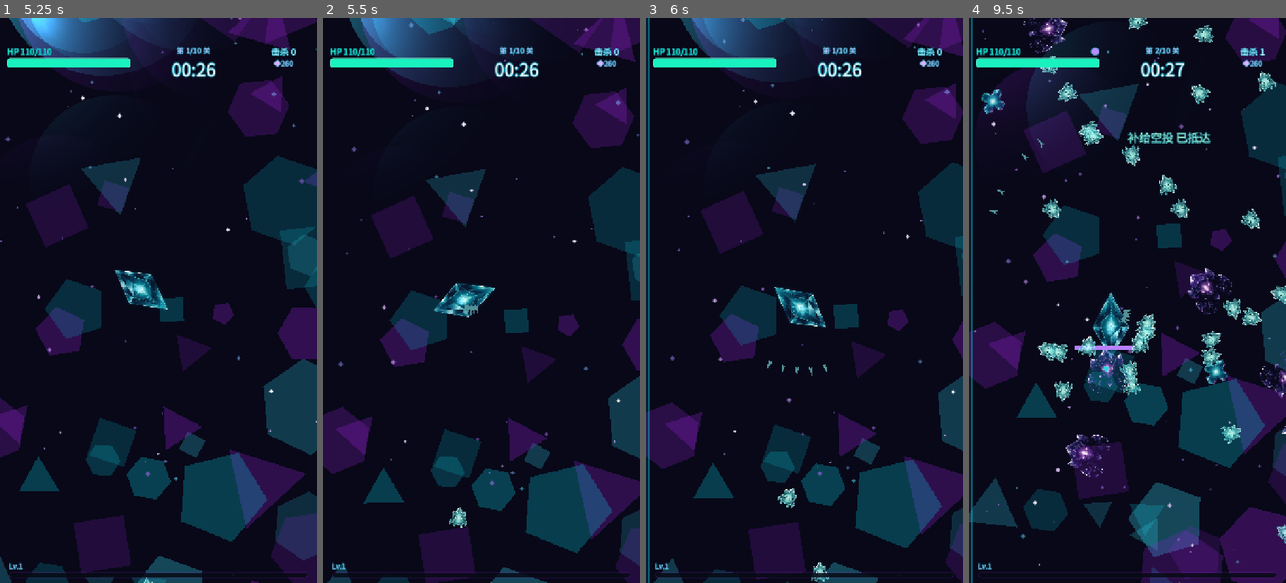
Above: before the commit, frames 1-4 (left to right).
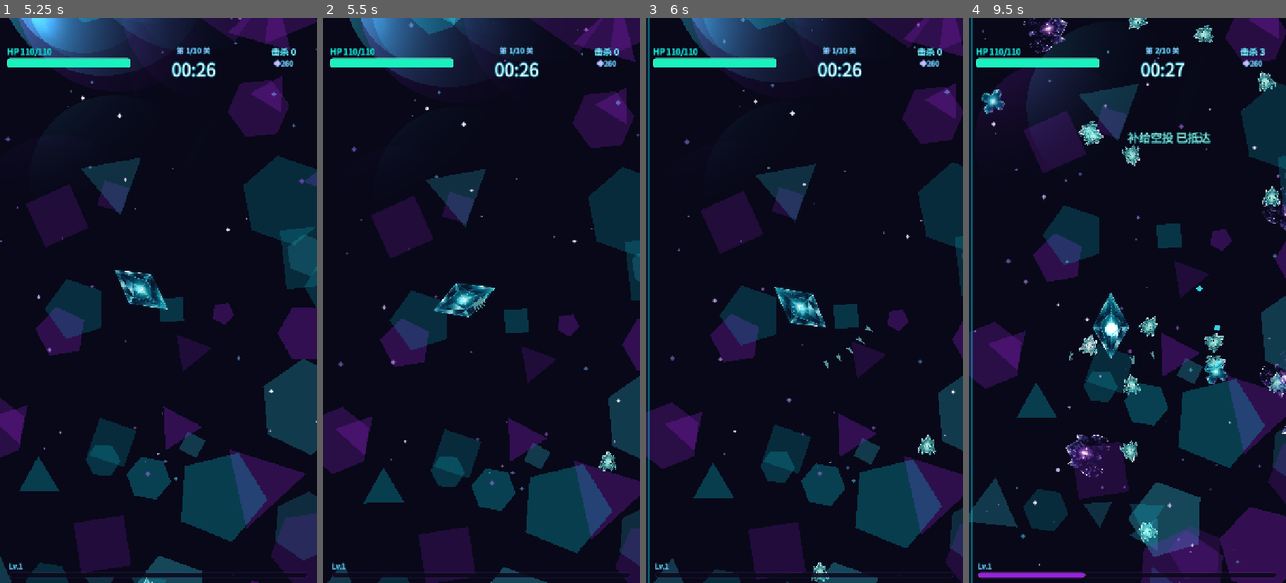
Above: after the commit, the same moments.

Repository: BingSang6/shard-onslaught
Game: Godot game, scene res://screenshot_boot.tscn
Same seed, same stepped clock (60 frames per second), same inputs: the game is played once before the commit and once after it. This scene is started directly instead of the project's main scene.
Inputs (mouse positions are in pixels of both pictures, inside the frame that each line leads up to):
- Up to frame 1 (5.25 s): tap Enter at 0.5 s; move the mouse to (228, 272) at 0.52 s; hold D (move_right) 0.53-1.25 s; hold Space (dash) 0.53-1.25 s; click (228, 272) at 0.67 s; drag from (95, 328) to (244, 300) at 1.27 s; click "返 回" at 2 s; move the mouse to (190, 176) at 2.77 s; hold D (move_right) 2.78-3.5 s; hold Space (dash) 2.78-3.5 s; drag from (142, 413) to (63, 215) at 3.52 s; move the mouse to (253, 385) at 4.27 s; hold A (move_left) 4.28-5 s; hold Space (dash) 4.28-5 s; drag from (63, 215) to (129, 300) at 5.02 s
- Up to frame 2 (5.5 s): no input
- Up to frame 3 (6 s): move the mouse to (820, 300) at 5.77 s; hold S (move_down) from 5.78 s (still down); hold Space (dash) from 5.78 s (still down); click (820, 300) at 5.92 s
- Up to frame 4 (9.5 s): release S (move_down) at 6.5 s; release Space (dash) at 6.5 s; drag from (1079, 159) to (1168, 390) at 6.52 s; move the mouse to (1197, 272) at 7.27 s; hold W (move_up) 7.28-8 s; hold Space (dash) 7.28-8 s; drag from (1064, 328) to (1079, 549) at 8.02 s; move the mouse to (1159, 176) at 8.77 s; hold S (move_down) from 8.78 s (still down); hold Space (dash) from 8.78 s (still down)

Frame 1 is identical in both runs. In frame 2, 0.3% of the frame differs, in the area x 39-93%, y 49-91%; in frame 3, 0.4%; in frame 4, 4.7%, in the area x 2-100%, y 5-100%.

Commit message:
V0.8.1 iPad 实机反馈双修：怪物密度再收敛 + iOS WebAudio 解锁
【怪物密度】(反馈"还是出来太多，体验感贼差")
- 同屏上限：普通 60→32 / 精英 45→26（割草爽感靠击杀反馈，不靠堆屏围死）
- 全表间隔下限放缓：W1 0.55→0.85 / W2 0.50→0.80 / W4 0.75 / W6 0.70 / W8 0.65
- 批量步进 20s→30s（30s 关几乎全程单只）；曲线尾 0.22→0.35
- 大兽占比/同屏上限下调：W2 40%·≤8 → 25%·≤5；W4 30%·≤6；W6 35%·≤7；W8 40%·≤8
- 全部单点在 GameConfig.WAVE_TABLE + MAX_MONSTERS(_ELITE)，下轮手感反馈可秒调

【iPad 无音效】(iOS Safari 特性)
- 根因：iOS 要求 AudioContext.resume() 必须在用户手势的同步调用栈内执行，
  而引擎是从 WASM 内部回调里调的 → 上下文一直 suspended，全程无声
- 修法：patch_web_pwa.py 新增第 3 项补丁——引擎加载前包装 AudioContext/
  webkitAudioContext 构造器追踪上下文，首次触摸/点击同步 resume，
  visibilitychange 切回前台补一次；随每次导出自动注入，Android/桌面不受影响
- 顺修：该补丁 marker 并入注入文本，patch 二跑 [跳过] 幂等验证通过

【测试】smoke_test T31/T32 断言动态化读 GameConfig（调参不再改测试）；
冒烟 163/163 四连绿；04c 重拍 AI 目检（大兽 3≤5、玩家 150px 内无围贴、走位充裕）

【部署】gh-pages 已强推；PWA 自动更新生效，iPad 重开即更新

Diff:
--- a/game/screenshot_boot.gd
+++ b/game/screenshot_boot.gd
@@ -73,7 +73,7 @@
 	await get_tree().create_timer(0.5, true).timeout
 	await _shot("04b_hp_low_shield")
 
-	# 4c. V0.8 第 2 关节奏：虚拟推进 25s（大兽 40% 穿刺 + 同屏硬上限 45 + 大兽≤8，对比 V0.7 满屏堵路）
+	# 4c. V0.8.1 第 2 关节奏：虚拟推进 25s（大兽 25% 穿插 + 同屏硬上限 26 + 大兽≤5，实机反馈"还是太多"再收敛）
 	main.wave_manager._begin_wave(2)
 	for i in 1250:
 		main.spawner._physics_process(0.02)
--- a/game/scripts/combat/monster_spawner.gd
+++ b/game/scripts/combat/monster_spawner.gd
@@ -13,7 +13,7 @@
 var elapsed := 0.0                    # 全局累计（结算统计/无 mix 兜底曲线用）
 var wave_local := 0.0                 # 本关已过时间（每关重置——V0.8 B1 核心）
 var wave_duration := 30.0             # 本关时长（wave_manager 下发）
-var wave_min_interval := 0.55         # 本关刷怪间隔下限（峰值兜底，防满屏）
+var wave_min_interval := 0.85         # 本关刷怪间隔下限（峰值兜底，防满屏；wave_manager 每关下发）
 var wave_big_cap := -1                # 大兽同屏上限（<0 = 不限制；满额转小怪）
 var wave_rate_cap := 2.2              # 每秒生成率上限（普通 2.2 / 精英 3.0；兜底不常触发）
 var max_monsters := 60                # 同屏总数上限（精英关由 wave_manager 下调为 MAX_MONSTERS_ELITE）
@@ -63,8 +63,8 @@
 	_spawn_cd -= delta
 	if _spawn_cd <= 0.0:
 		_spawn_cd = _current_interval()
-		# 批量：本关前 20s 单只，之后按本关进度批量（V0.8 B1：原全局 30s 步进跨关爆炸）
-		var batch := 1 + int(wave_local / 20.0)
+		# 批量：本关前 30s 单只，之后按本关进度批量（V0.8.1 实机反馈：20s 步进太快，30s 关几乎全程单只）
+		var batch := 1 + int(wave_local / 30.0)
 		for i in batch:
 			if get_tree().get_nodes_in_group("monsters").size() >= max_monsters:
 				break
@@ -75,10 +75,11 @@
 			spawn_monster(kind, _pick_spawn_pos())
 
 
-## 刷怪间隔曲线：1.15s → 0.22s 按本关进度收紧（幂 0.78），min_interval 与生成率上限双兜底
+## 刷怪间隔曲线：1.15s → 0.35s 按本关进度收紧（幂 0.78），min_interval 与生成率上限双兜底
+## （V0.8.1：尾值 0.22→0.35，中期收紧更缓；实际峰值由关表 min_interval 决定）
 func _current_interval() -> float:
 	var t := clampf(wave_local / wave_duration, 0.0, 1.0)
-	return maxf(maxf(lerpf(1.15, 0.22, pow(t, 0.78)), wave_min_interval), 1.0 / wave_rate_cap)
+	return maxf(maxf(lerpf(1.15, 0.35, pow(t, 0.78)), wave_min_interval), 1.0 / wave_rate_cap)
 
 
 ## 大兽同屏计数（big_cap 用）
--- a/game/scripts/core/game_config.gd
+++ b/game/scripts/core/game_config.gd
@@ -5,8 +5,8 @@
 # ---- 对局 ----
 const RUN_TIME := 180.0                     # 单局倒计时（秒），存活到 0 即通关
 const ARENA_SIZE := Vector2(1000, 1800)     # 晶洞场地尺寸（世界坐标）
-const MAX_MONSTERS := 60                    # 同屏怪物上限（WebGL 性能保护）
-const MAX_MONSTERS_ELITE := 45              # 精英关同屏上限（V0.8 B3：密度硬兜底防满屏）
+const MAX_MONSTERS := 32                    # 同屏怪物上限（V0.8.1 实机反馈再收敛：60→32，割草靠击杀不靠堆屏）
+const MAX_MONSTERS_ELITE := 26              # 精英关同屏上限（V0.8.1：45→26）
 const MAX_CHAIN := 8                        # 连锁爆炸最大层数（防无限递归卡死）
 const SPAWN_MIN_DIST := 280.0               # 怪物生成点离玩家的最小距离（防出生贴脸）
 
@@ -57,15 +57,16 @@
 # 10 关：普通波/精英波沿用刷怪导演曲线（mix 控制出怪比例），BOSS 关暂停常规刷怪单刷 BOSS
 const WAVE_TABLE := [
 	# min_interval=刷怪间隔下限（峰值兜底防满屏）；big_cap=大兽同屏上限（满额转小怪）
-	{"wave": 1,  "type": "normal", "duration": 30.0, "mix": {"small": 1.0}, "min_interval": 0.55, "big_cap": 0},
-	# V0.8 任务书 B2：真机反馈"满屏堵路"根因关 → 大兽 65%→40% 穿插 + 峰值兜底 0.50s + 大兽同屏 ≤8
-	{"wave": 2,  "type": "elite",  "duration": 30.0, "mix": {"small": 0.60, "big": 0.40}, "min_interval": 0.50, "big_cap": 8},
+	# V0.8.1 实机反馈"还是太多"：全表间隔下限放缓 + 大兽占比/上限下调（单点可调，随时按反馈再拧）
+	{"wave": 1,  "type": "normal", "duration": 30.0, "mix": {"small": 1.0}, "min_interval": 0.85, "big_cap": 0},
+	# 大兽 25% 穿插 + 峰值兜底 0.80s + 大兽同屏 ≤5
+	{"wave": 2,  "type": "elite",  "duration": 30.0, "mix": {"small": 0.75, "big": 0.25}, "min_interval": 0.80, "big_cap": 5},
 	{"wave": 3,  "type": "boss",   "duration": 60.0, "boss_id": "boss1"},
-	{"wave": 4,  "type": "elite",  "duration": 35.0, "mix": {"small": 0.5, "big": 0.5}, "min_interval": 0.45, "big_cap": 10, "airdrop": true},
+	{"wave": 4,  "type": "elite",  "duration": 35.0, "mix": {"small": 0.70, "big": 0.30}, "min_interval": 0.75, "big_cap": 6, "airdrop": true},
 	{"wave": 5,  "type": "boss",   "duration": 60.0, "boss_id": "boss2"},
-	{"wave": 6,  "type": "elite",  "duration": 35.0, "mix": {"small": 0.45, "big": 0.55}, "min_interval": 0.42, "big_cap": 12, "airdrop": true},
+	{"wave": 6,  "type": "elite",  "duration": 35.0, "mix": {"small": 0.65, "big": 0.35}, "min_interval": 0.70, "big_cap": 7, "airdrop": true},
 	{"wave": 7,  "type": "boss",   "duration": 60.0, "boss_id": "boss3"},
-	{"wave": 8,  "type": "elite",  "duration": 40.0, "mix": {"small": 0.35, "big": 0.65}, "min_interval": 0.40, "big_cap": 14, "airdrop": true},
+	{"wave": 8,  "type": "elite",  "duration": 40.0, "mix": {"small": 0.60, "big": 0.40}, "min_interval": 0.65, "big_cap": 8, "airdrop": true},
 	{"wave": 9,  "type": "boss",   "duration": 60.0, "boss_id": "boss4"},
 	{"wave": 10, "type": "boss",   "duration": 90.0, "boss_id": "boss5"},
 ]
--- a/game/tests/smoke_test.gd
+++ b/game/tests/smoke_test.gd
@@ -948,10 +948,11 @@
 	for m in monsters:
 		if m.monster_id == "big":
 			bigs += 1
-	check(monsters.size() <= 45, "第 2 关 30s 生成 %d 只 ≤ 45（V0.7 约 70）" % monsters.size())
+	check(monsters.size() <= GameConfig.MAX_MONSTERS_ELITE,
+		"第 2 关 30s 生成 %d 只 ≤ %d（V0.8.1 密度收敛，V0.7 约 70/V0.8 上限 45）" % [monsters.size(), GameConfig.MAX_MONSTERS_ELITE])
 	check(bigs <= int(GameConfig.WAVE_TABLE[1]["big_cap"]),
 		"大兽同屏 %d ≤ 上限 %d（满额转小怪）" % [bigs, int(GameConfig.WAVE_TABLE[1]["big_cap"])])
-	check(main.spawner.max_monsters == GameConfig.MAX_MONSTERS_ELITE, "精英关同屏硬上限 45 已下发")
+	check(main.spawner.max_monsters == GameConfig.MAX_MONSTERS_ELITE, "精英关同屏硬上限已下发")
 
 
 func _t_wave_local_reset() -> void:
@@ -971,7 +972,7 @@
 	check(absf(fresh - 1.15) < 0.05, "第 2 关开局 interval 重置 ≈1.15s（实际 %.2fs，不继承上一关收紧值）" % fresh)
 	check(main.spawner.wave_local == 0.0
 		and main.spawner.wave_min_interval == float(GameConfig.WAVE_TABLE[1]["min_interval"]),
-		"本关计时清零 + 峰值下限 0.50s 下发")
+		"本关计时清零 + 新关峰值下限 %.2fs 下发" % float(GameConfig.WAVE_TABLE[1]["min_interval"]))
 
 
 func _t_bullet_speed_evolution() -> void:
Not shown, changed: patch_web_pwa.py
Not shown, changed: 进度文档.md
